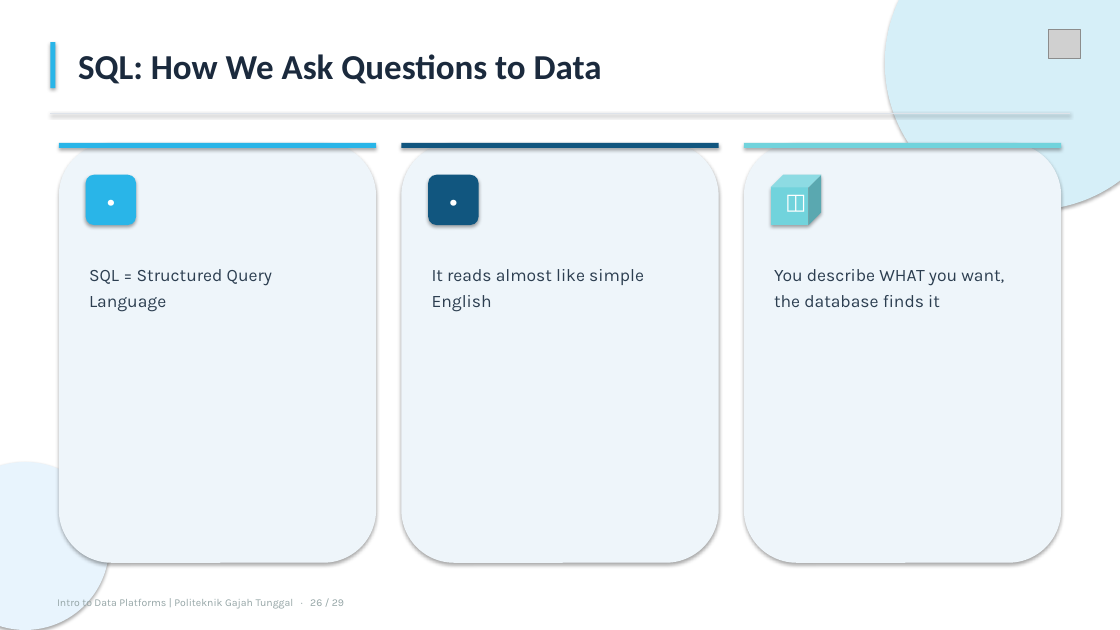
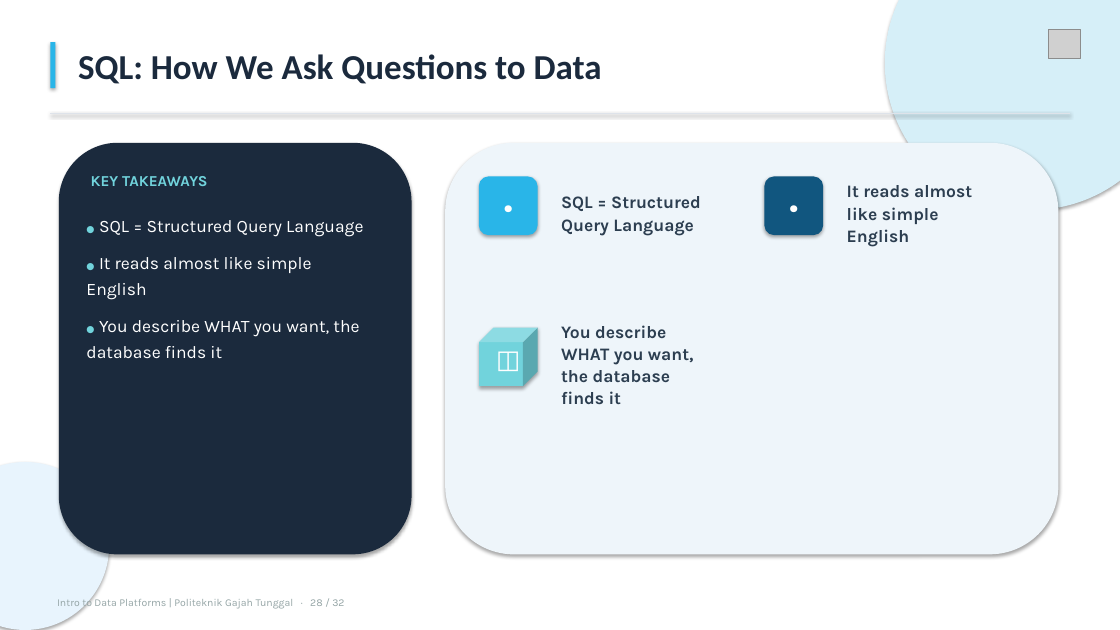
Before and after one commit to arzamuhammad/hands-on-lab-and-workshop, a slide deck: slide 28 of slides/Intro_to_Data_Platforms.pptx (slide 26 before the commit). Drawn at 1120x630 pixels with LibreOffice and Linux fonts; fonts in the diff are those of the drawing; grey boxes stand for pictures. Boxes give left, top, right and bottom in pixels: in the first picture for what was removed or moved away, otherwise in the second. Text is boxed around its words. In the diff, an @@ line names an element or a change of style, - is before the commit and + after.

```diff
--- a/slides/Intro_to_Data_Platforms.pptx
+++ b/slides/Intro_to_Data_Platforms.pptx
@@ rounded rectangle: place and size @@
-rounded rectangle at (59, 143, 376, 563)
+rounded rectangle at (59, 143, 412, 555)
@@ rounded rectangle at (59, 143, 412, 555): fill #EEF5FA to #1B2A3D @@
@@ rectangle removed at (59, 143, 376, 148) @@
@@ rounded rectangle removed at (402, 143, 719, 563) @@
@@ rectangle removed at (402, 143, 719, 148) @@
@@ rounded rectangle: place and size @@
-rounded rectangle at (744, 143, 1062, 563)
+rounded rectangle at (445, 143, 1059, 555)
@@ rectangle removed at (744, 143, 1062, 148) @@
@@ text added at (91, 176, 207, 186), 13 pt, text #71D3DC, bold @@
+KEY TAKEAWAYS
@@ rounded rectangle: place and size @@
-rounded rectangle at (86, 175, 136, 225)
+rounded rectangle at (479, 176, 538, 235)
@@ text "•": place and size @@
-text "•" at (86, 175, 136, 225)
+text "•" at (479, 176, 538, 235)
@@ text "SQL = Structured Query Language": place and size @@
-text "SQL = Structured Query Language" at (89, 269, 272, 312)
+text "SQL = Structured Query Language" at (561, 196, 701, 236)
@@ rounded rectangle: place and size @@
-rounded rectangle at (429, 175, 479, 225)
+rounded rectangle at (765, 176, 823, 235)
@@ text "•": place and size @@
-text "•" at (429, 175, 479, 225)
+text "•" at (765, 176, 823, 235)
@@ text "It reads almost like simple ...": place and size @@
-text "It reads almost like simple ..." at (432, 269, 644, 312)
+text "It reads almost like simple ..." at (847, 185, 972, 247)
@@ text added at (86, 220, 363, 358), 15 pt, text #FFFFFF @@
+● SQL = Structured Query Language
+● It reads almost like simple English
+● You describe WHAT you want, the database finds it
@@ size 19 to 22 pt; line spacing 24pt to 28pt in 3 elements at (765, 176, 823, 235), (479, 176, 538, 235), (479, 328, 538, 386) @@
@@ cube: place and size @@
-cube at (771, 175, 822, 225)
+cube at (479, 328, 538, 386)
@@ text "◫": place and size @@
-text "◫" at (771, 175, 822, 225)
+text "◫" at (479, 328, 538, 386)
@@ bold on; line spacing 22pt to 19pt; vertical alignment top to middle in 3 elements at (847, 185, 972, 247), (561, 196, 701, 236), (561, 325, 694, 404) @@
@@ text "You describe WHAT you want, ...": place and size @@
-text "You describe WHAT you want, ..." at (774, 269, 1004, 307)
+text "You describe WHAT you want, ..." at (561, 325, 694, 404)
```
Also in this commit, not shown: 20 other slides changed, 3 slides added, 2 other files.
